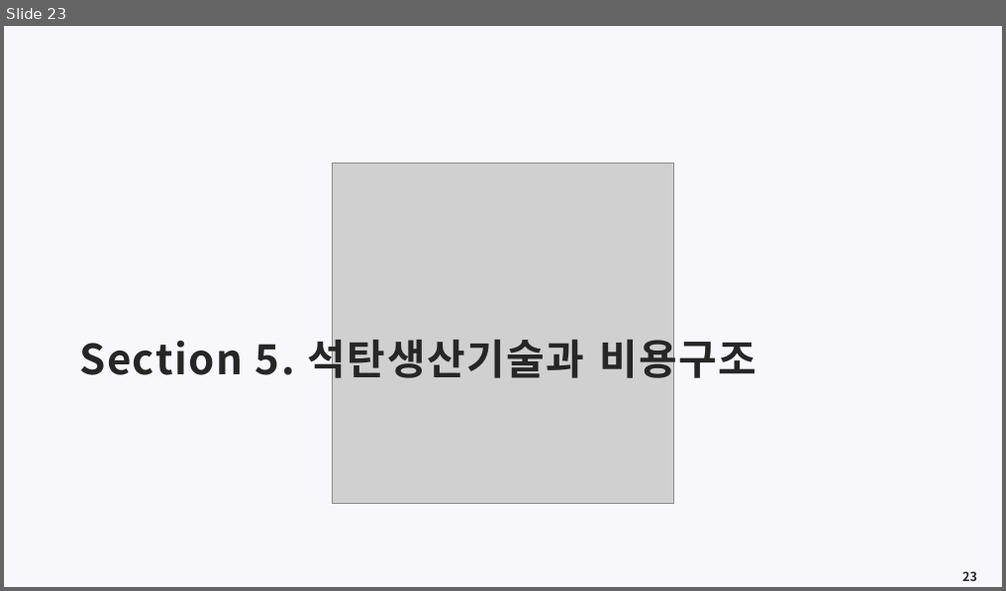
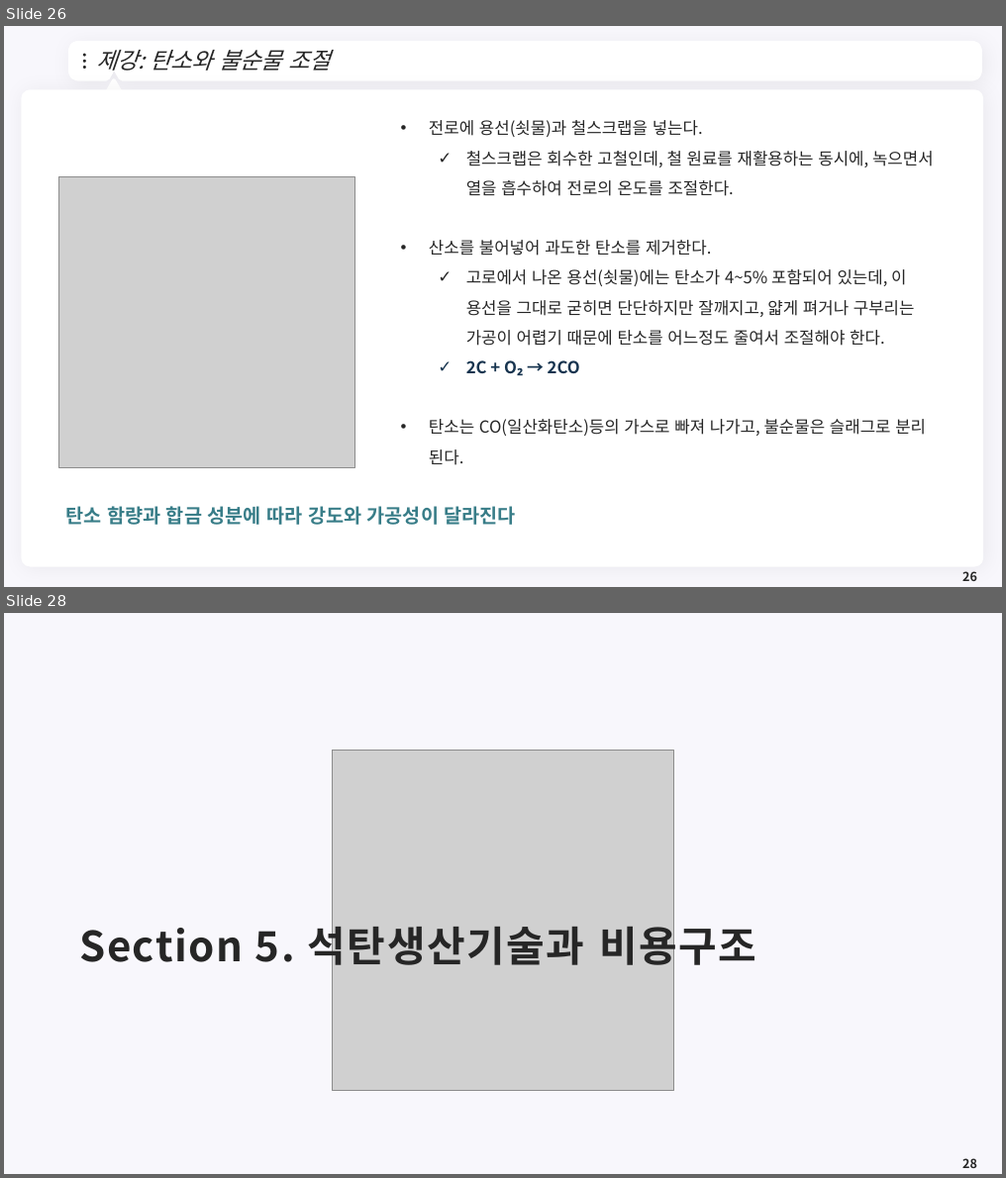
Before and after one commit to meandthey/Teaching, a slide deck: 에너지경제학/자원에너지경제학_Chapter_5 (석탄).pptx. Shown one above the other, each under a label of ours: slide 23 before the commit, slides 26 and 28 after it; the slides between them are not shown. The pictures are 1006x591 and 1006x1178 pixels, drawn with LibreOffice and Linux fonts; fonts in the diff are those of the drawing; grey boxes stand for pictures; background and template pictures are left out. Boxes give left, top, right and bottom in pixels: in the first picture for what was removed or moved away, otherwise in the second. Text is boxed around its words. In the diff, an @@ line names an element or a change of style, - is before the commit and + after.

```diff
--- a/에너지경제학/자원에너지경제학_Chapter_5 (석탄).pptx
+++ b/에너지경제학/자원에너지경제학_Chapter_5 (석탄).pptx
@@ slide 26 added at bbox=[4, 26, 1002, 587], background #F8F7FC @@
@@ freeform shape added at bbox=[72, 45, 979, 77], fill #FFFFFF, outline #FFFFFF 7.25 pt @@
@@ ellipse added at bbox=[83, 54, 86, 57], fill #262626 @@
@@ title added at bbox=[96, 50, 331, 71], 22 pt, text #262626, italic @@
+제강: 탄소와 불순물 조절
@@ ellipse added at bbox=[83, 60, 86, 63], fill #262626 @@
@@ ellipse added at bbox=[83, 66, 86, 69], fill #262626 @@
@@ triangle added at bbox=[105, 80, 122, 95], fill #FFFFFF, outline #FFFFFF 3.75 pt @@
@@ freeform shape added at bbox=[958, 56, 967, 68], fill #FFFFFF @@
@@ rounded rectangle added at bbox=[21, 89, 984, 568], fill #FFFFFF @@
@@ text added at bbox=[429, 120, 934, 466], 16 pt, text #262626 @@
+• 전로에 용선(쇳물)과 철스크랩을 넣는다.
+  ✓ 철스크랩은 회수한 고철인데, 철 원료를 재활용하는 동시에, 녹으면서 열을 흡수하여 전로의 온도를 조절한다.
+• 산소를 불어넣어 과도한 탄소를 제거한다.
+  ✓ 고로에서 나온 용선(쇳물)에는 탄소가 4~5% 포함되어 있는데, 이 용선을 그대로 굳히면 단단하지만 잘깨지고, 얇게 펴거나 구부리는 가공이 어렵기 때문에 탄소를 어느정도 줄여서 조절해야 한다.
+  ✓ 2C + O₂ → 2CO
+• 탄소는 CO(일산화탄소)등의 가스로 빠져 나가고, 불순물은 슬래그로 분리 된다.
@@ picture added at bbox=[58, 177, 355, 468] @@
@@ text added at bbox=[66, 506, 516, 525], 18.8 pt, text #387D88, bold @@
+탄소 함량과 합금 성분에 따라 강도와 가공성이 달라진다
@@ page number added at bbox=[962, 571, 977, 581], 12 pt, text #262626, bold @@
+26
@@ what was slide 23 is now slide 28 @@
```
Also in this commit, not shown: 3 slides changed, 4 other slides added, 1 other file.
